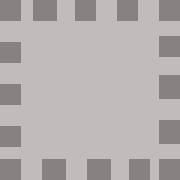
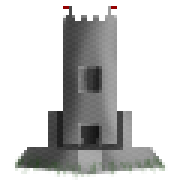
Layer changes from the first w=180, h=180 image to the second:
added layer "Layer 5" above "Layer 3" over [12,6,168,180]
added layer "Layer 3" (soft light) above "Layer 8" over [0,0,180,180]
added layer "Layer 8" (soft light, 65%) above "Layer 4" over [0,6,180,180]
added layer "Layer 4" above "Layer 2" over [78,66,102,147]
added layer "Layer 2" above "Layer 1" over [0,0,180,180]
added layer "Layer 1" above "Layer 0" over [15,15,165,174]
hid "Layer 0" over [0,0,180,180]
